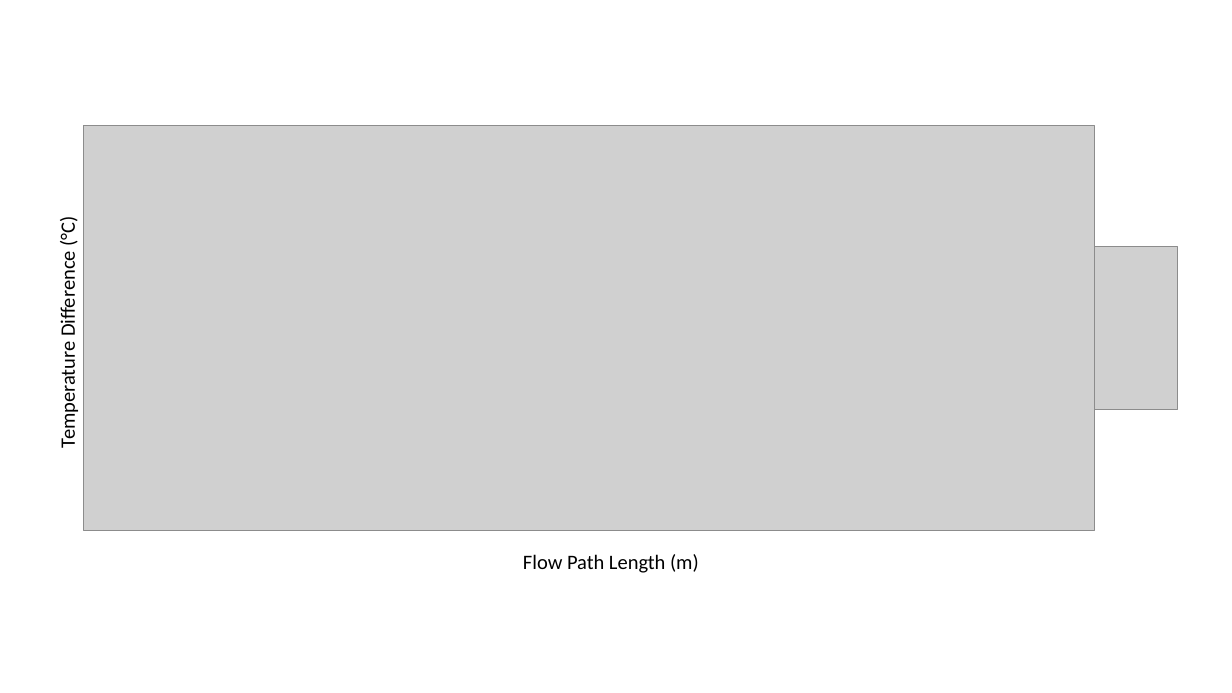
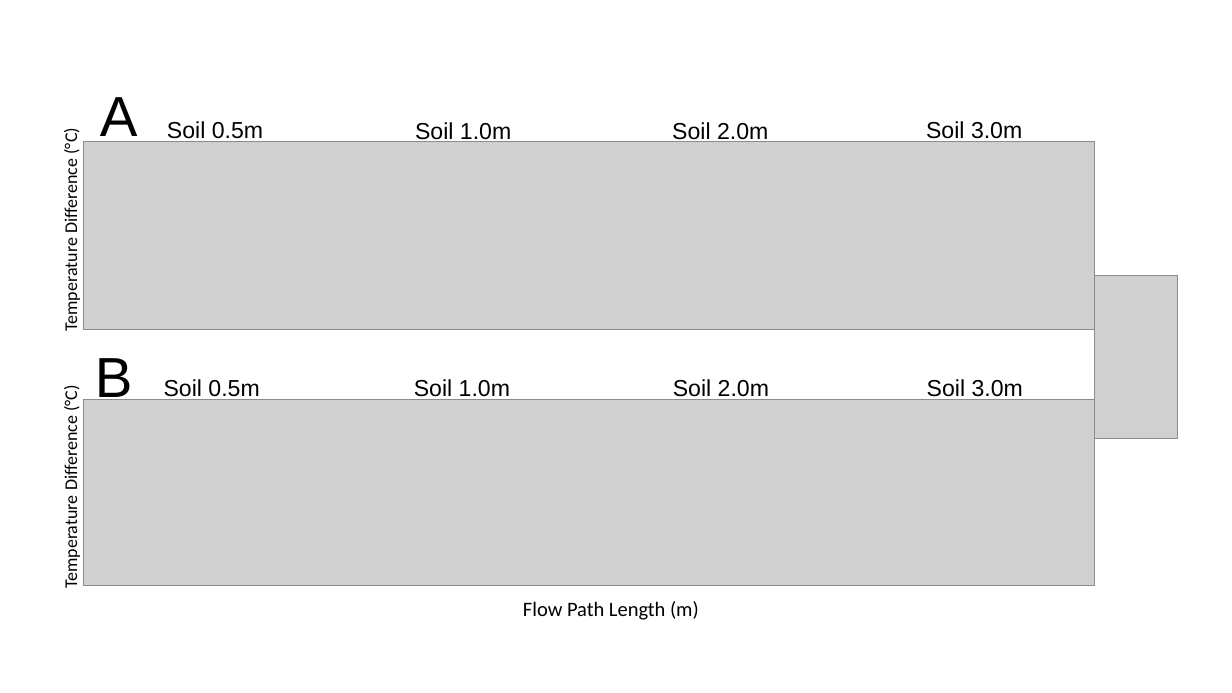
Before and after one commit to skfogg/Floodplain_Shade, a slide deck: slide 3 of plots/Floodplain_Shade_Figure_Alterations_Updated_Meacham.pptx. Drawn at 1232x693 pixels with LibreOffice and Linux fonts; fonts in the diff are those of the drawing; grey boxes stand for pictures. Boxes give left, top, right and bottom in pixels: in the first picture for what was removed or moved away, otherwise in the second. Text is boxed around its words. In the diff, an @@ line names an element or a change of style, - is before the commit and + after.

Commit message:
update temperature diff plots

```diff
--- a/plots/Floodplain_Shade_Figure_Alterations_Updated_Meacham.pptx
+++ b/plots/Floodplain_Shade_Figure_Alterations_Updated_Meacham.pptx
@@ rectangle: place and size @@
-rectangle at <box>50,104,1183,579</box>
+rectangle at <box>50,82,1183,643</box>
@@ text "Temperature Difference (°C)": place and size @@
-text "Temperature Difference (°C)" at <box>55,219,80,445</box>
+text "Temperature Difference (°C)" at <box>60,130,82,329</box>
@@ text "Temperature Difference (°C)" at <box>60,130,82,329</box>: size 16 to 14 pt @@
@@ picture: place and size @@
-picture at <box>84,126,1095,531</box>
+picture at <box>84,141,1095,330</box>
@@ picture: place and size @@
-picture at <box>1095,247,1177,410</box>
+picture at <box>1095,275,1177,439</box>
@@ group added at <box>60,97,1095,586</box>: 11 texts, 1 picture @@
+A
+B
+Temperature Difference (°C)
+Soil 0.5m
+Soil 0.5m
+Soil 1.0m
+Soil 1.0m
+Soil 2.0m
+Soil 2.0m
+Soil 3.0m
+Soil 3.0m
@@ text "Flow Path Length (m)": place and size @@
-text "Flow Path Length (m)" at <box>523,554,699,573</box>
+text "Flow Path Length (m)" at <box>523,601,699,620</box>
```
Also in this commit, not shown: 1 other file.
